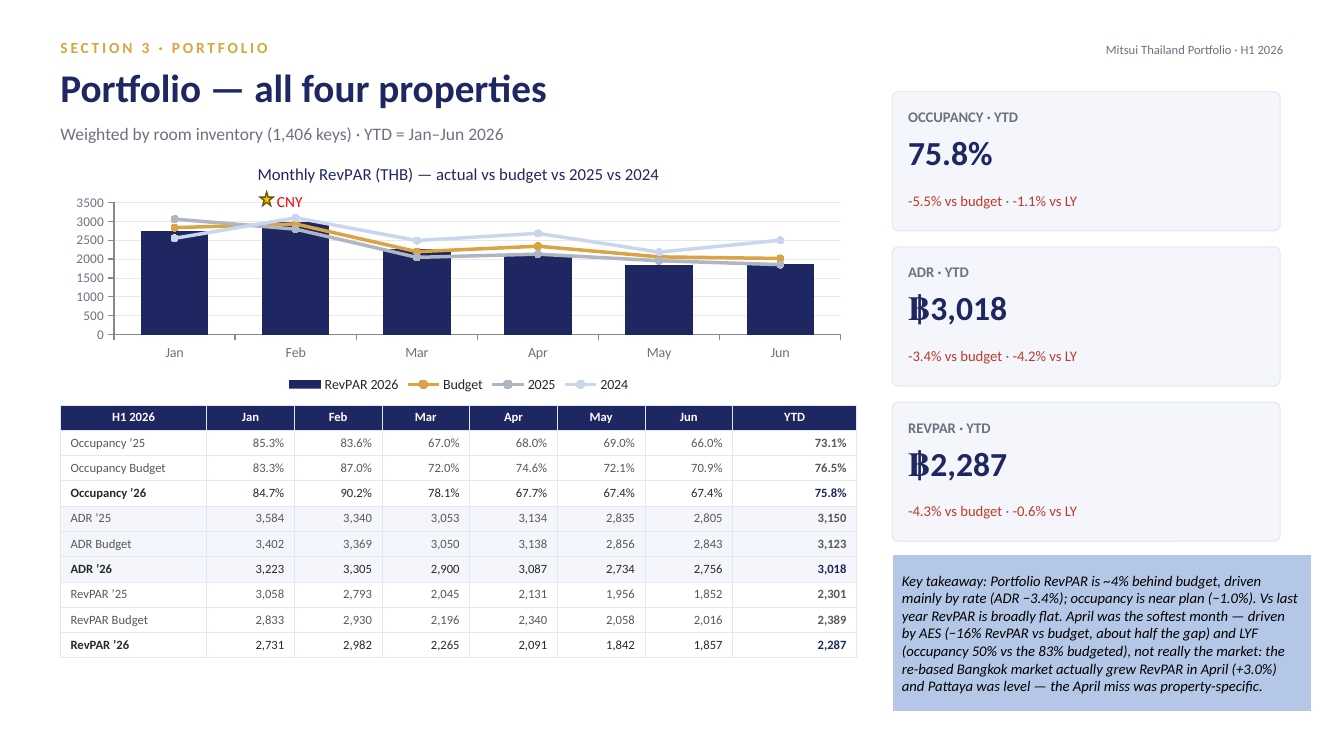
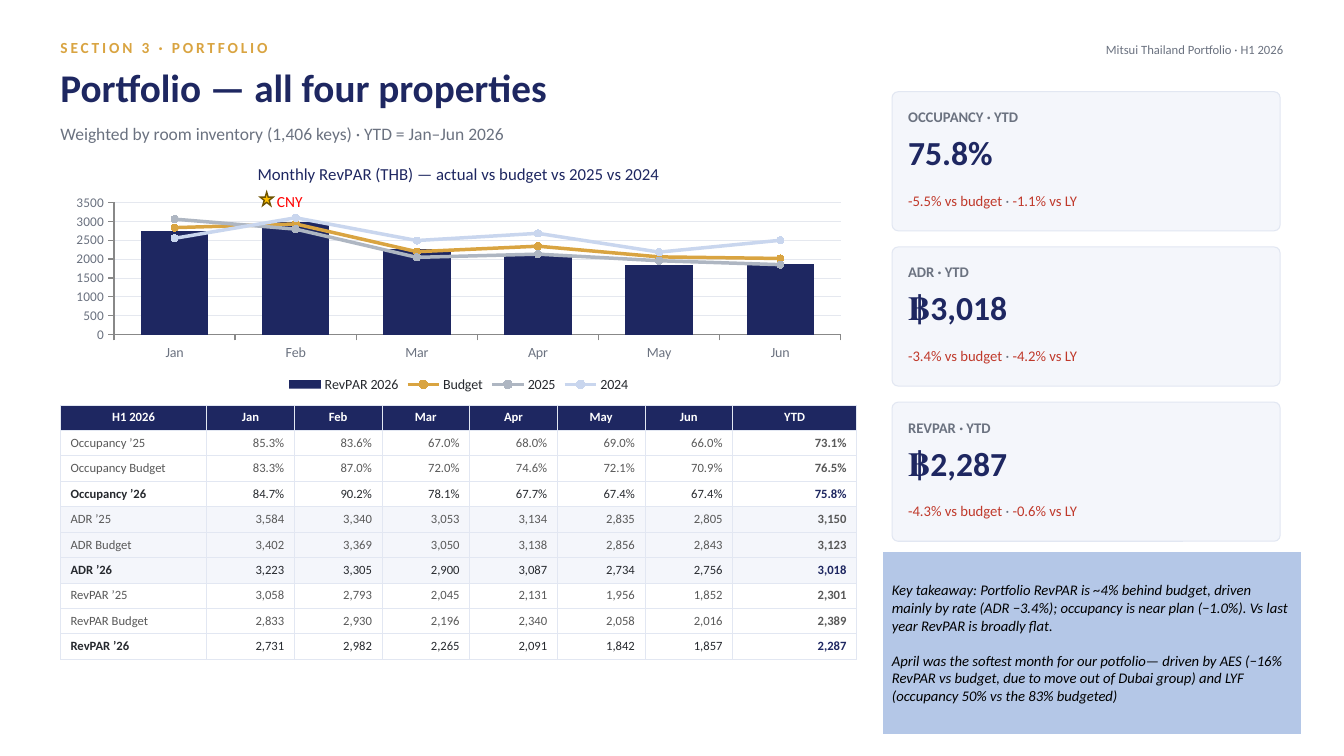
Before and after one commit to Chavin2543/mae-workspace, a slide deck: slide 13 of output/Portfolio_Performance_Report_H1-2026.pptx. Drawn at 1344x756 pixels with LibreOffice and Linux fonts; fonts in the diff are those of the drawing. Boxes give left, top, right and bottom in pixels: in the first picture for what was removed or moved away, otherwise in the second. Text is boxed around its words. In the diff, an @@ line names an element or a change of style, - is before the commit and + after.

```diff
--- a/output/Portfolio_Performance_Report_H1-2026.pptx
+++ b/output/Portfolio_Performance_Report_H1-2026.pptx
@@ rectangle "Key takeaway: Portfolio RevPAR is ...": place and size @@
-rectangle "Key takeaway: Portfolio RevPAR is ..." at (892, 555, 1312, 712)
+rectangle "Key takeaway: Portfolio RevPAR is ..." at (882, 552, 1302, 735)
@@ text in rectangle at (892, 584, 1287, 704): text changed @@
-Key takeaway: Portfolio RevPAR is ~4% behind budget, driven mainly by rate (ADR −3.4%); occupancy is near plan (−1.0%). Vs last year RevPAR is broadly flat. April was the softest month — driven by AES (−16% RevPAR vs budget, about half the gap) and LYF (occupancy 50% vs the 83% budgeted), not really the market: the re-based Bangkok market actually grew RevPAR in April (+3.0%) and Pattaya was level — the April miss was property-specific.
+Key takeaway: Portfolio RevPAR is ~4% behind budget, driven mainly by rate (ADR −3.4%); occupancy is near plan (−1.0%). Vs last year RevPAR is broadly flat.
+April was the softest month for our potfolio— driven by AES (−16% RevPAR vs budget, due to move out of Dubai group) and LYF (occupancy 50% vs the 83% budgeted)
```
Also in this commit, not shown: 23 other slides changed, 1 slide removed.
